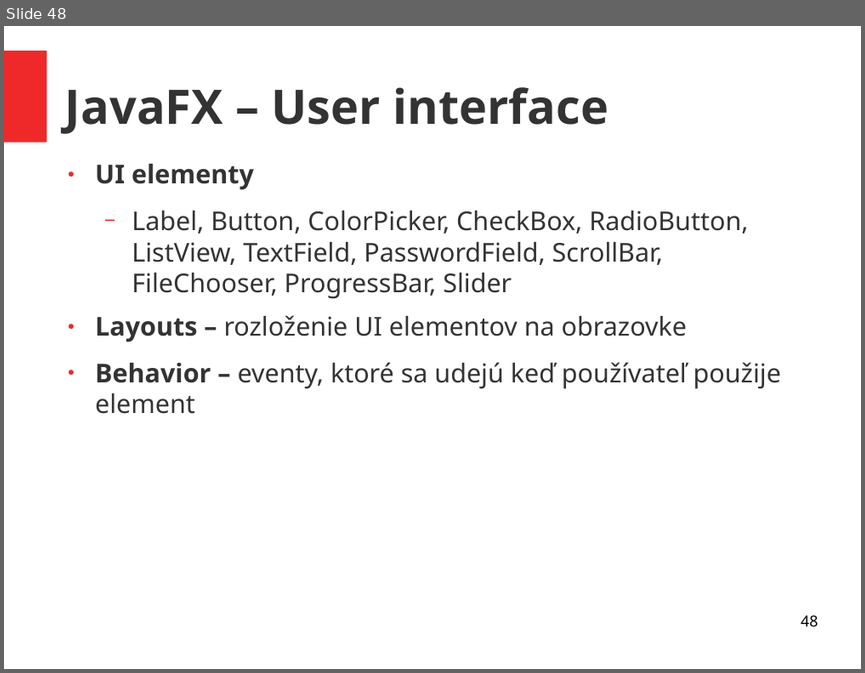
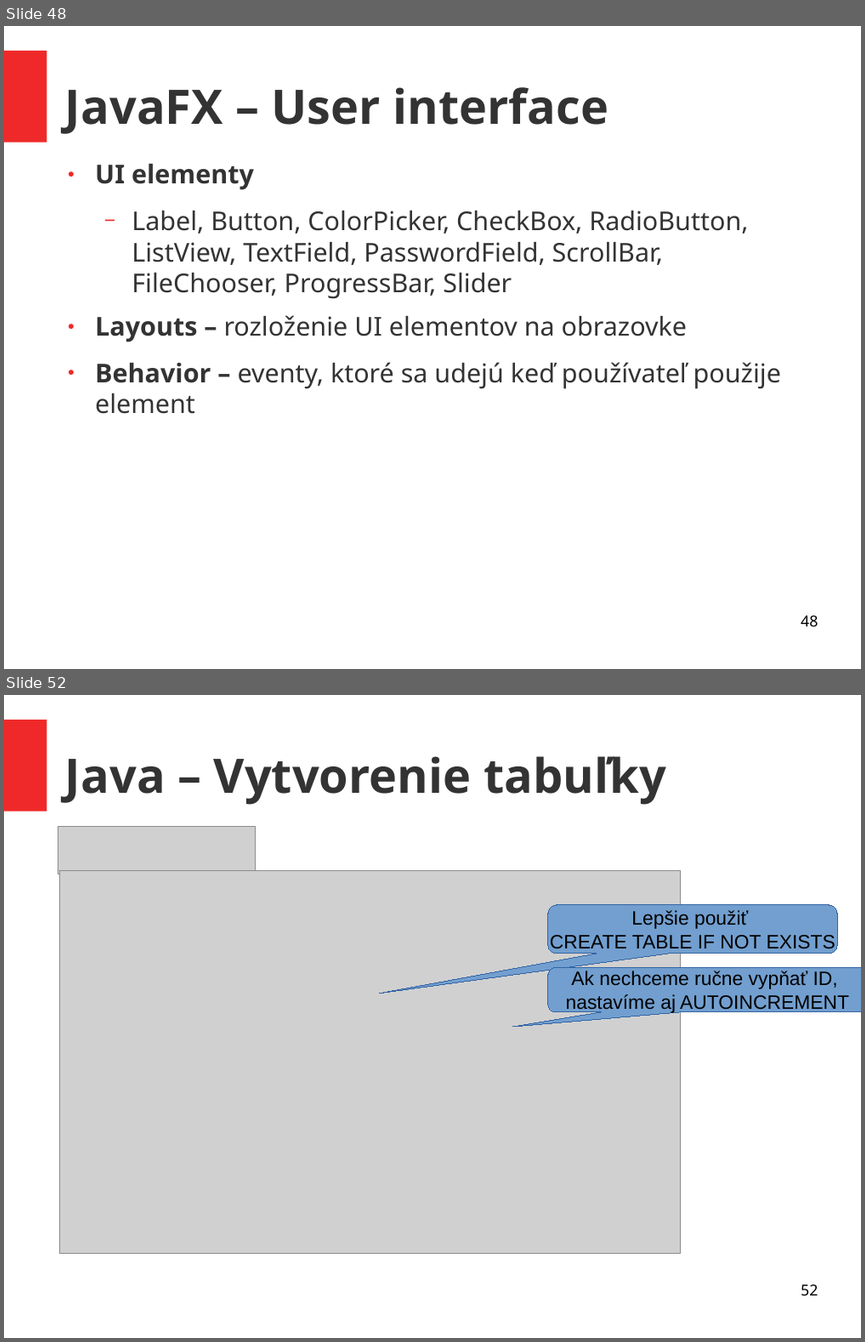
Before and after one commit to ukf-michalkohutek/prezentacia, a slide deck: seminar2.odp. Shown one above the other, each under a label of ours: slide 48 before the commit, slides 48 and 52 after it; the slides between them are not shown. The pictures are 865x673 and 865x1342 pixels, drawn with LibreOffice and Linux fonts; fonts in the diff are those of the drawing; grey boxes stand for pictures. Boxes give left, top, right and bottom in pixels: in the first picture for what was removed or moved away, otherwise in the second. Text is boxed around its words. In the diff, an @@ line names an element or a change of style, - is before the commit and + after.

```diff
--- a/seminar2.odp
+++ b/seminar2.odp
@@ slide 52 added at bbox=[4, 695, 861, 1338], background #FFFFFF; not listed: 1 template element that a slide beside it also shows @@
@@ title added at bbox=[65, 756, 666, 805], 44 pt, text #333333, bold @@
+Java – Vytvorenie tabuľky
@@ picture added at bbox=[58, 827, 255, 873] @@
@@ text added at bbox=[95, 825, 102, 861], 24 pt, text #333333 @@
+● J
@@ picture added at bbox=[59, 871, 681, 1253] @@
@@ rounded speech box added at bbox=[548, 905, 838, 953], fill #729FCF, outline #3465A4 0 pt, 18 pt, text #000000 @@
+Lepšie použiť
+CREATE TABLE IF NOT EXISTS
@@ rounded speech box added at bbox=[548, 967, 861, 1012], fill #729FCF, outline #3465A4 0 pt, 18 pt, text #000000 @@
+Ak nechceme ručne vypňať ID,
+nastavíme aj AUTOINCREMENT
@@ page number added at bbox=[800, 1284, 817, 1296], 14 pt, text #000000 @@
+52
```
Also in this commit, not shown: 11 other slides added, 1 other file.
